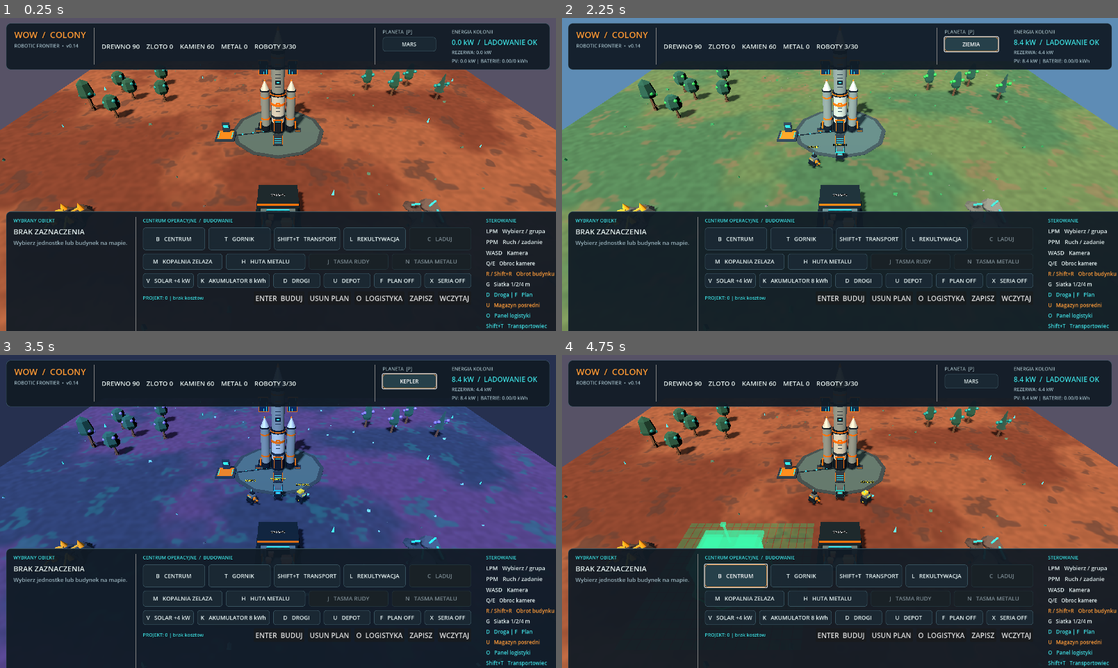
Above: before the commit, frames 1-4 (two rows, left to right).
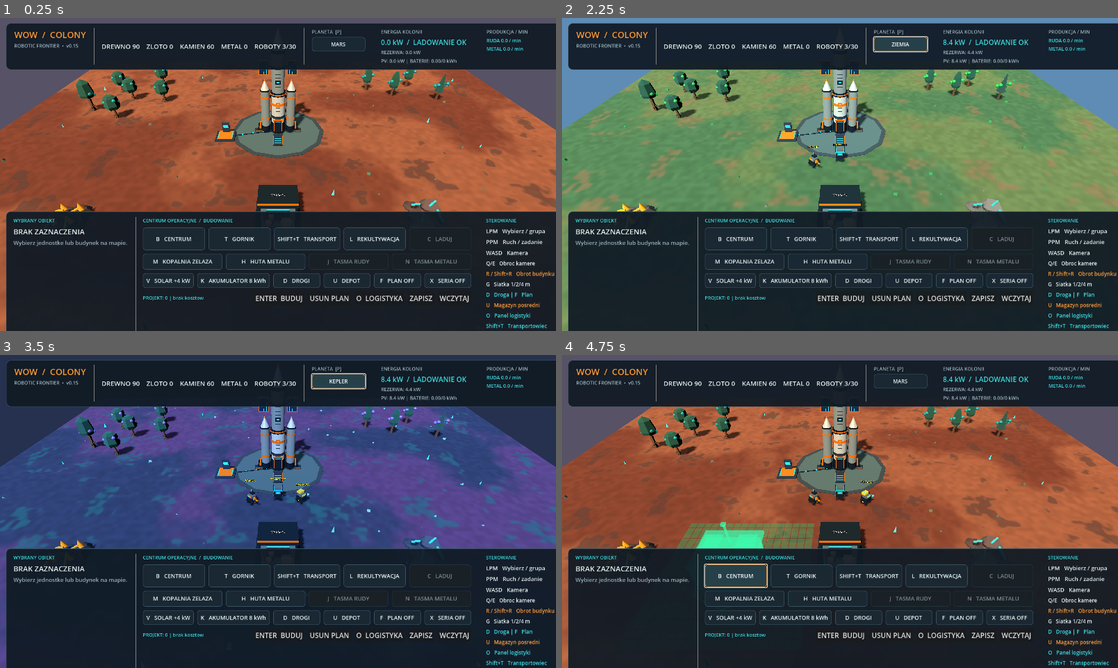
Above: after the commit, the same moments.

Repository: serafin1367/wow
Game: Godot game, scene res://scenes/main.tscn
Same seed, same stepped clock (60 frames per second), same inputs: the game is played once before the commit and once after it.
Inputs:
- Up to frame 1 (0.25 s): no input
- Up to frame 2 (2.25 s): click "ENTER BUDUJ" at 0.5 s; click "ENTER BUDUJ" at 1.25 s; click "MARS" at 2 s
- Up to frame 3 (3.5 s): click "ZIEMIA" at 2.75 s
- Up to frame 4 (4.75 s): click "KEPLER" at 3.5 s; click "B CENTRUM" at 4.25 s

The runs differ from the first frame. In frame 1, 1.2% of the frame differs, in the area x 13-100%, y 1-17%; in frame 2, 1.9%; in frame 3, 2.0%; in frame 4, 1.2%.
Error before the commit: Invalid call. Nonexistent function 'set_production_rates' in base 'CanvasLayer (colony_hud.gd)'. (res://scripts/main.gd:1590)

Commit message:
ui(production): HUD displays rolling ore and metal throughput per minute

Diff:
--- a/scripts/colony_hud.gd
+++ b/scripts/colony_hud.gd
@@ -58,6 +58,7 @@
 var metal_belt_button: Button
 var balance_label: Label
 var storage_label: Label
+var throughput_label: Label
 var solar_button: Button
 var battery_button: Button
 var road_button: Button
@@ -125,7 +126,7 @@
 	branding.custom_minimum_size.x = 150
 	row.add_child(branding)
 	branding.add_child(_label("WOW  /  COLONY", 20, ORANGE, true))
-	branding.add_child(_label("ROBOTIC FRONTIER  •  v0.14", 11, MUTED))
+	branding.add_child(_label("ROBOTIC FRONTIER  •  v0.15", 11, MUTED))
 	row.add_child(VSeparator.new())
 
 	resource_label = _label("", 15, TEXT, true)
@@ -153,6 +154,13 @@
 	storage_label = _label("AKUMULACJA: 0.0 kWh", 11, MUTED)
 	power_block.add_child(storage_label)
 	row.add_child(power_block)
+	row.add_child(VSeparator.new())
+	var production_block := VBoxContainer.new()
+	production_block.custom_minimum_size.x = 170
+	production_block.add_child(_label("PRODUKCJA / MIN", 11, MUTED, true))
+	throughput_label = _label("Ruda: 0.0 | Metal: 0.0", 11, TURQUOISE)
+	production_block.add_child(throughput_label)
+	row.add_child(production_block)
 
 
 func _make_bottom_bar() -> void:
@@ -342,6 +350,12 @@
 		logistics_panel.show_state(depots, jobs)
 
 
+func set_production_rates(data: Dictionary) -> void:
+	if throughput_label != null:
+		throughput_label.text = "RUDA %.1f / min\nMETAL %.1f / min" % [
+			float(data.get("ore_per_min", 0.0)), float(data.get("metal_per_min", 0.0))]
+
+
 func set_planet(planet: String) -> void:
 	if planet_button != null:
 		planet_button.text = planet.to_upper()
